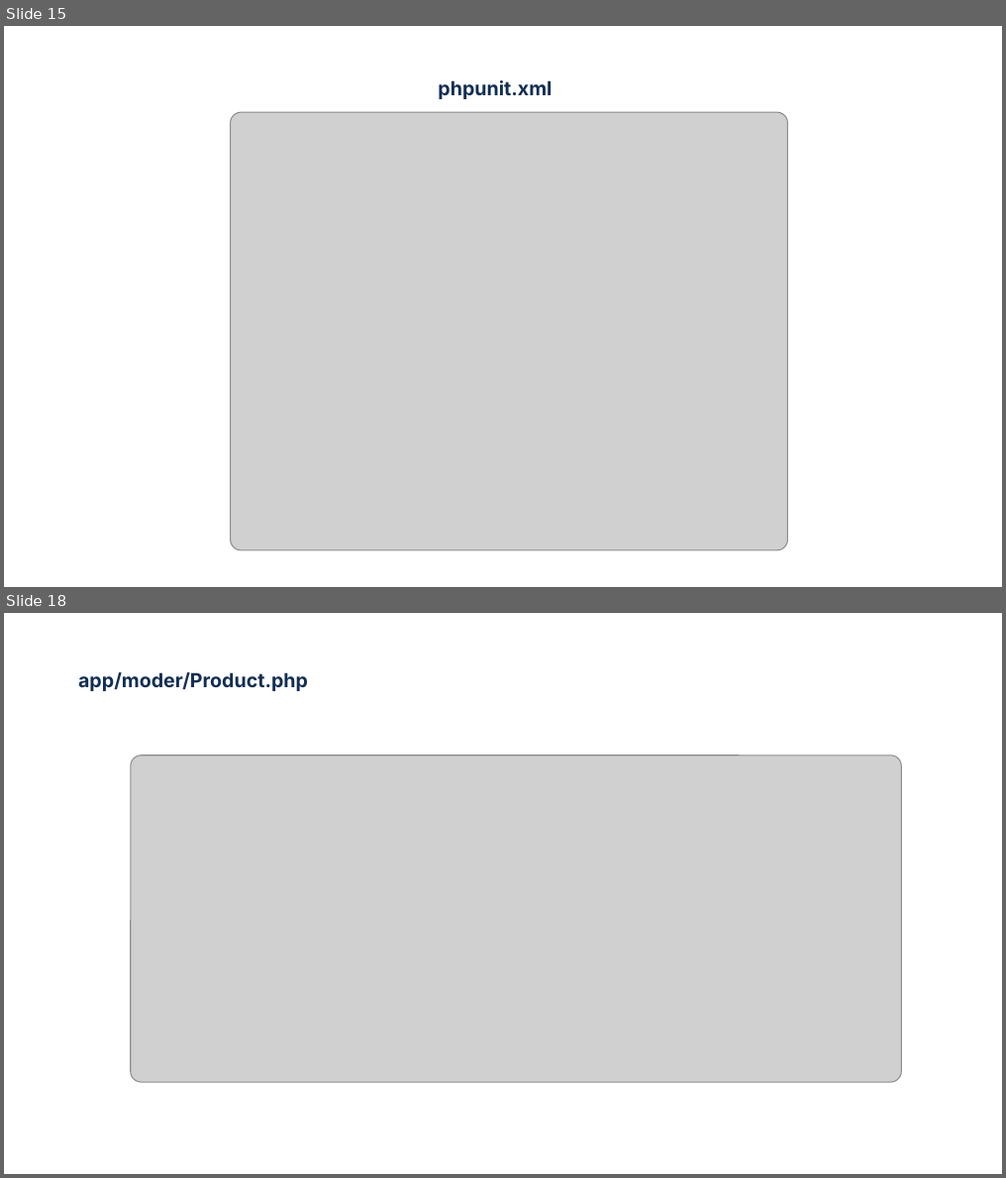
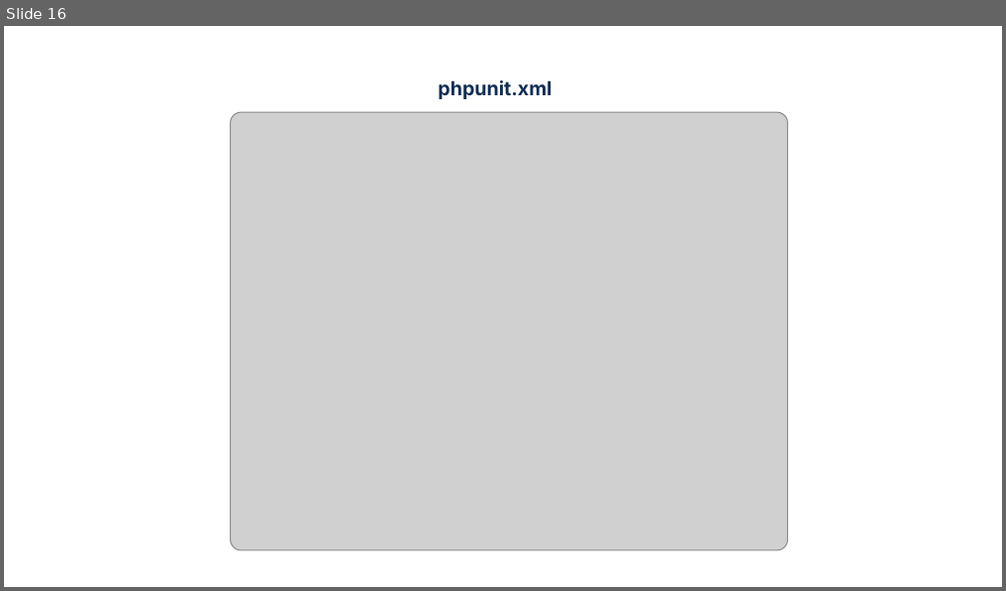
Before and after one commit to DangPhuongTay/KTMP, a slide deck: PPUnitTestNhom4.pptx. Shown one above the other, each under a label of ours: slides 15 and 18 before the commit, slide 16 after it; the slides between them are not shown. The pictures are 1006x1178 and 1006x591 pixels, drawn with LibreOffice and Linux fonts; fonts in the diff are those of the drawing; grey boxes stand for pictures. Boxes give left, top, right and bottom in pixels: in the first picture for what was removed or moved away, otherwise in the second. Text is boxed around its words. In the diff, an @@ line names an element or a change of style, - is before the commit and + after.

```diff
--- a/PPUnitTestNhom4.pptx
+++ b/PPUnitTestNhom4.pptx
@@ slide 18 removed at [4, 613, 1002, 1174], background #FFFFFF @@
@@ text removed at [78, 672, 308, 691] @@
-app/moder/Product.php
@@ picture removed at [131, 756, 901, 1083] @@
@@ what was slide 15 is now slide 16 @@
```
Also in this commit, not shown: 2 slides changed, 3 slides added, 1 other slide removed.
